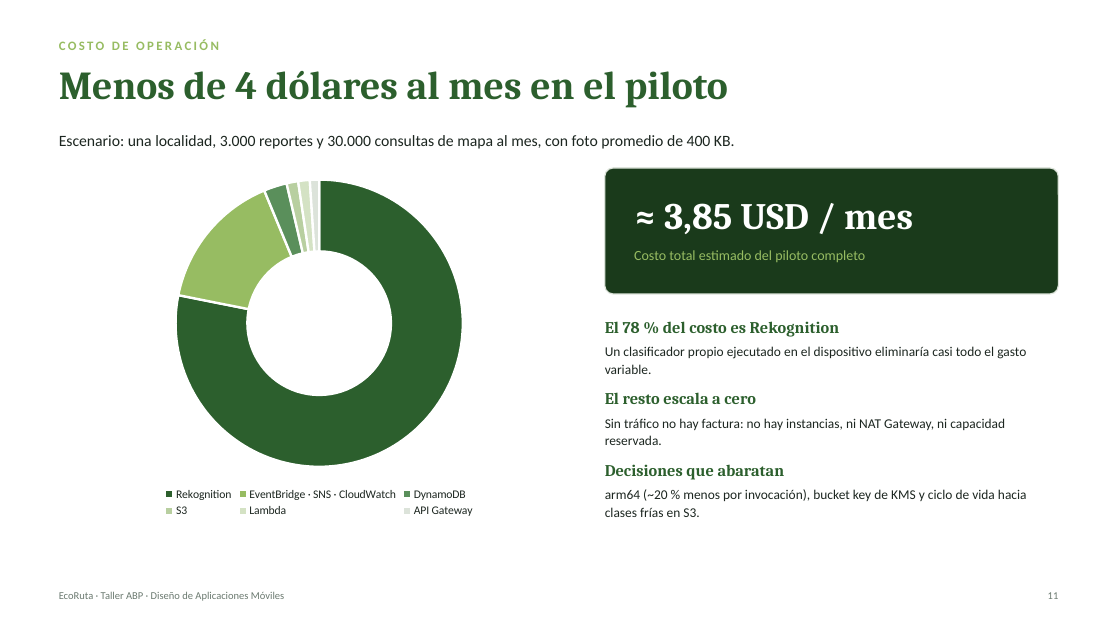
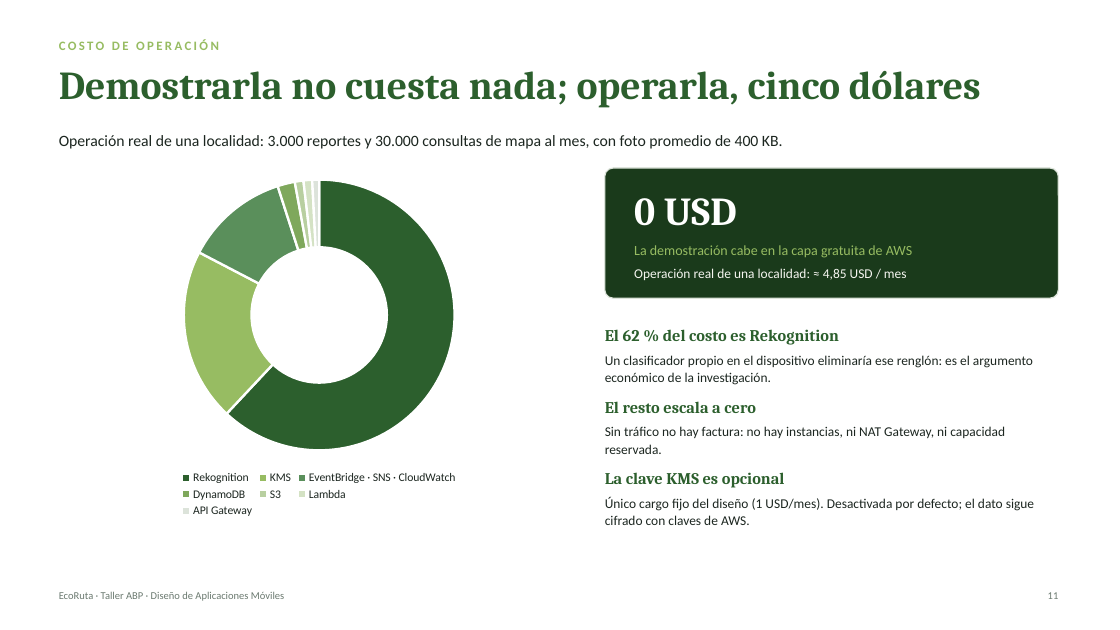
Before and after one commit to DiegoGamba/ecoruta, a slide deck: slide 11 of presentacion/EcoRuta-presentacion.pptx. Drawn at 1120x630 pixels with LibreOffice and Linux fonts; fonts in the diff are those of the drawing. Boxes give left, top, right and bottom in pixels: in the first picture for what was removed or moved away, otherwise in the second. Text is boxed around its words. In the diff, an @@ line names an element or a change of style, - is before the commit and + after.

Commit message:
Despliegue sin costo, guion de sustentacion y notas del expositor
- Clave KMS propia ahora opcional y desactivada por defecto (ADR-009): la
  demostracion cabe en la capa gratuita de AWS sin perder cifrado en reposo.
- La API devuelve required_headers al firmar la subida: la app deja de asumir
  como esta cifrado el bucket.
- Nuevo docs/10-guion-sustentacion.md y notas del expositor en las 14 diapositivas.
- Costos recalculados con datos verificados de la capa gratuita.

```diff
--- a/presentacion/EcoRuta-presentacion.pptx
+++ b/presentacion/EcoRuta-presentacion.pptx
@@ text at (59, 71, 981, 108): text changed @@
-Menos de 4 dólares al mes en el piloto
+Demostrarla no cuesta nada; operarla, cinco dólares
@@ text at (59, 135, 783, 149): text changed @@
-Escenario: una localidad, 3.000 reportes y 30.000 consultas de mapa al mes, con foto promedio de 400 KB.
+Operación real de una localidad: 3.000 reportes y 30.000 consultas de mapa al mes, con foto promedio de 400 KB.
@@ doughnut chart at (59, 168, 580, 521) @@
-categories: Rekognition, EventBridge · SNS · CloudWatch, DynamoDB, S3, Lambda, API Gateway
+categories: Rekognition, KMS, EventBridge · SNS · CloudWatch, DynamoDB, S3, Lambda, API Gateway
-Series 1: 78, 16, 3, 1, 1, 1
+Series 1: 62, 21, 12, 2, 1, 1, 1
@@ rounded rectangle: place and size @@
-rounded rectangle at (605, 168, 1059, 294)
+rounded rectangle at (605, 168, 1059, 298)
@@ rounded rectangle at (605, 168, 1059, 298): proportions changed @@
@@ text at (634, 198, 737, 226): text changed; size 32 to 34 pt @@
-≈ 3,85 USD / mes
+0 USD
@@ text removed at (634, 250, 865, 262) @@
-Costo total estimado del piloto completo
@@ text added at (634, 245, 912, 258), 12 pt, text #97BC62 @@
+La demostración cabe en la capa gratuita de AWS
@@ text added at (634, 268, 907, 280), 11.5 pt, text #F5F5F0 @@
+Operación real de una localidad: ≈ 4,85 USD / mes
@@ text at (605, 329, 839, 345): text changed @@
-El 78 % del costo es Rekognition
+El 62 % del costo es Rekognition
@@ text at (605, 355, 1033, 385): text changed @@
-Un clasificador propio ejecutado en el dispositivo eliminaría casi todo el gasto variable.
+Un clasificador propio en el dispositivo eliminaría ese renglón: es el argumento económico de la investigación.
@@ text "El resto escala a cero": place and size @@
-text "El resto escala a cero" at (605, 392, 756, 404)
+text "El resto escala a cero" at (605, 401, 756, 413)
@@ text "Sin tráfico no hay factura: ...": place and size @@
-text "Sin tráfico no hay factura: ..." at (605, 418, 1005, 445)
+text "Sin tráfico no hay factura: ..." at (605, 426, 1005, 454)
@@ text removed at (605, 464, 785, 480) @@
-Decisiones que abaratan
@@ text added at (605, 472, 785, 488), 14 pt, text #2C5F2D, bold @@
+La clave KMS es opcional
@@ text removed at (605, 489, 1027, 517) @@
-arm64 (~20 % menos por invocación), bucket key de KMS y ciclo de vida hacia clases frías en S3.
@@ text added at (605, 496, 1034, 525), 11.5 pt, text #1C2620 @@
+Único cargo fijo del diseño (1 USD/mes). Desactivada por defecto; el dato sigue cifrado con claves de AWS.
```
Also in this commit, not shown: 3 other slides changed, 22 other files.
